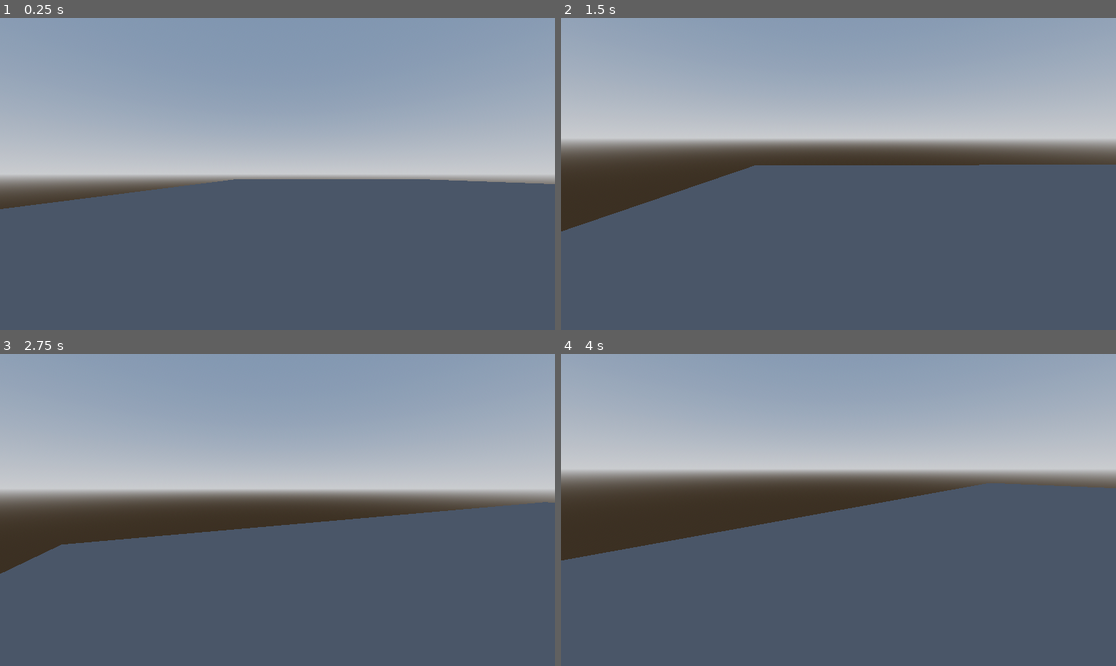
Above: before the commit, frames 1-4 (two rows, left to right).
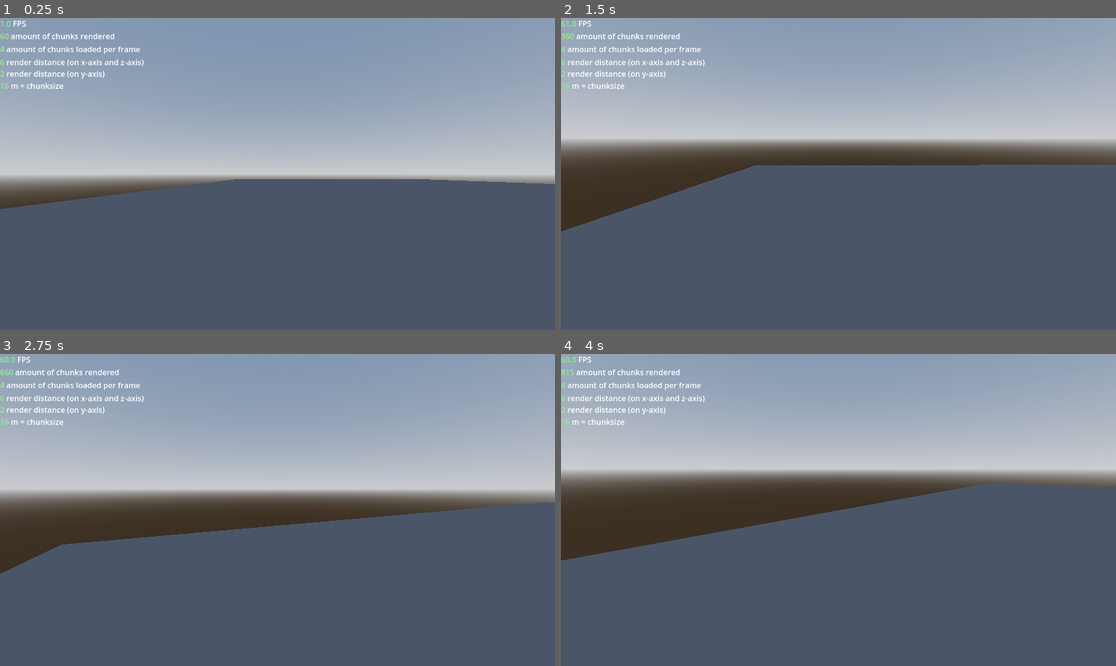
Above: after the commit, the same moments.

Repository: DyslexicWolf/GraduationWork_IGP
Game: Godot game, scene res://Scenes/MarchingCubes_GPU.tscn
Same seed, same stepped clock (60 frames per second), same inputs: the game is played once before the commit and once after it. This scene is started directly instead of the project's main scene.
Inputs (mouse positions are in pixels of both pictures, inside the frame that each line leads up to):
- Up to frame 1 (0.25 s): no input
- Up to frame 2 (1.5 s): move the mouse to (960, 158) at 0.52 s; hold D (move_right) 0.53-1.28 s; click (960, 158) at 0.67 s; move the mouse to (810, 174) at 1.27 s; hold Space (fly_up) from 1.28 s (still down)
- Up to frame 3 (2.75 s): keep holding Space (fly_up); move the mouse to (288, 503) at 2.02 s
- Up to frame 4 (4 s): keep holding Space (fly_up); move the mouse to (832, 516) at 2.77 s; move the mouse to (877, 513) at 3.52 s

The runs differ from the first frame. In frame 1, 0.9% of the frame differs, in the area x 0-26%, y 0-23%; in frame 2, 0.9%; in frame 3, 0.9%; in frame 4, 0.9%.
Error before the commit: Attempt to call function 'shader_create_from_spirv' in base 'null instance' on a null instance. (res://Scripts/GPU_Based/TerrainGeneration_GPU.gd:41)
Error after the commit: Attempt to call function 'shader_create_from_spirv' in base 'null instance' on a null instance. (res://Scripts/GPU_Based/TerrainGeneration_GPU.gd:45)

Commit message:
Added statistics UI to track multiple values to see performance ingame

Diff:
--- a/graduation-work-igp/Scenes/MarchingCubes_GPU.tscn
+++ b/graduation-work-igp/Scenes/MarchingCubes_GPU.tscn
@@ -1,9 +1,10 @@
-[gd_scene load_steps=11 format=3 uid="uid://ctf8w3p7rcpm"]
+[gd_scene load_steps=12 format=3 uid="uid://ctf8w3p7rcpm"]
 
 [ext_resource type="Script" uid="uid://b3cul5372q6v8" path="res://Scripts/GPU_Based/TerrainGeneration_GPU.gd" id="1_df2f7"]
 [ext_resource type="Material" uid="uid://dsrpobw8nocch" path="res://Materials/SMAT_Terrain.tres" id="2_0qbic"]
 [ext_resource type="Material" uid="uid://vwv7ehn3e5po" path="res://Materials/MAT_Ground.tres" id="3_e38ua"]
 [ext_resource type="Script" uid="uid://bixq1r0wgdc4p" path="res://Scripts/PlayerMovement.gd" id="4_30205"]
+[ext_resource type="Script" uid="uid://cda3fwm63dl00" path="res://Scripts/PerformanceStatistics.gd" id="5_0qbic"]
 
 [sub_resource type="ProceduralSkyMaterial" id="ProceduralSkyMaterial_yixtj"]
 sky_horizon_color = Color(0.66224277, 0.6717428, 0.6867428, 1)
@@ -29,6 +30,60 @@
 [node name="WorldEnvironment" type="WorldEnvironment" parent="."]
 environment = SubResource("Environment_afunh")
 
+[node name="PerformanceStatisticsControl" type="Control" parent="."]
+layout_mode = 3
+anchors_preset = 0
+offset_right = 40.0
+offset_bottom = 40.0
+script = ExtResource("5_0qbic")
+
+[node name="FPS_Text" type="RichTextLabel" parent="PerformanceStatisticsControl"]
+layout_mode = 1
+offset_right = 400.0
+offset_bottom = 25.0
+bbcode_enabled = true
+text = "Test"
+
+[node name="ChunksRendered_Text" type="RichTextLabel" parent="PerformanceStatisticsControl"]
+layout_mode = 1
+offset_top = 26.0
+offset_right = 400.0
+offset_bottom = 51.0
+bbcode_enabled = true
+text = "Test"
+
+[node name="ChunksLoadedPerFrame_Text" type="RichTextLabel" parent="PerformanceStatisticsControl"]
+layout_mode = 1
+offset_top = 53.0
+offset_right = 400.0
+offset_bottom = 78.0
+bbcode_enabled = true
+text = "Test"
+
+[node name="RenderDistance_Text" type="RichTextLabel" parent="PerformanceStatisticsControl"]
+layout_mode = 1
+offset_top = 80.0
+offset_right = 400.0
+offset_bottom = 105.0
+bbcode_enabled = true
+text = "Test"
+
+[node name="RenderDistanceHeight_Text" type="RichTextLabel" parent="PerformanceStatisticsControl"]
+layout_mode = 1
+offset_top = 104.0
+offset_right = 400.0
+offset_bottom = 129.0
+bbcode_enabled = true
+text = "Test"
+
+[node name="ChunkSize_Text" type="RichTextLabel" parent="PerformanceStatisticsControl"]
+layout_mode = 1
+offset_top = 129.0
+offset_right = 400.0
+offset_bottom = 154.0
+bbcode_enabled = true
+text = "Test"
+
 [node name="GeneratedTerrain_GPU" type="MeshInstance3D" parent="."]
 script = ExtResource("1_df2f7")
 terrain_material = ExtResource("2_0qbic")
@@ -52,3 +107,6 @@
 
 [node name="CollisionShape3D" type="CollisionShape3D" parent="Player"]
 shape = SubResource("CapsuleShape3D_88t3t")
+
+[connection signal="set_chunks_rendered_text" from="GeneratedTerrain_GPU" to="PerformanceStatisticsControl" method="set_chunks_rendered"]
+[connection signal="set_statistics" from="GeneratedTerrain_GPU" to="PerformanceStatisticsControl" method="set_initial_statistics_text"]
--- a/graduation-work-igp/Scripts/GPU_Based/TerrainGeneration_GPU.gd
+++ b/graduation-work-igp/Scripts/GPU_Based/TerrainGeneration_GPU.gd
@@ -17,9 +17,12 @@
 @export var render_distance: int
 @export var render_distance_height: int
 
-var loaded_chunks: Dictionary = {}
+var rendered_chunks: Dictionary = {}
 var player: CharacterBody3D
 var chunk_load_queue: Array = []
+
+signal set_statistics(chunks_rendered: int, chunks_loaded_per_frame: int, render_distance: int, render_distance_height: int, chunk_size: int)
+signal set_chunks_rendered_text(chunks_rendered: int)
 
 func _ready():
 	player = $"../Player"
@@ -33,6 +36,7 @@
 
 	init_compute()
 	setup_global_bindings()
+	set_statistics.emit(0, chunks_to_load_per_frame, render_distance, render_distance_height, chunk_size)
 
 func init_compute():
 	#create shader and pipeline for marching cubes and noise generation
@@ -67,7 +71,6 @@
 	global_uniform_set = rd.uniform_set_create([input_params_uniform, lut_uniform], marching_cubes_shader, 0)
 
 func _process(_delta):
-	print("fps = " + str(Engine.get_frames_per_second()))
 	var player_chunk_x := int(player.position.x / chunk_size)
 	var player_chunk_y := int(player.position.y / chunk_size)
 	var player_chunk_z := int(player.position.z / chunk_size)
@@ -77,7 +80,7 @@
 		for y in range(player_chunk_y - render_distance_height, player_chunk_y + render_distance_height + 1):
 			for z in range(player_chunk_z - render_distance, player_chunk_z + render_distance + 1):
 				var chunk_key := str(x) + "," + str(y) + "," + str(z)
-				if not loaded_chunks.has(chunk_key):
+				if not rendered_chunks.has(chunk_key):
 					var chunk_pos := Vector3(x, y, z)
 					var player_chunk_pos := Vector3(player_chunk_x, player_chunk_y, player_chunk_z)
 					var distance := chunk_pos.distance_to(player_chunk_pos)
@@ -100,7 +103,7 @@
 		var vertices_buffer_rid := create_vertices_buffer()
 		var per_chunk_uniform_set := create_per_chunk_uniform_set(data_buffer_rid, counter_buffer_rid, vertices_buffer_rid)
 
-		loaded_chunks[chunk_key] = null
+		rendered_chunks[chunk_key] = null
 		chunks_this_frame.append({
 			"key": chunk_key,
 			"x": x, "y": y, "z": z,
@@ -115,13 +118,14 @@
 		await process_chunk_batch(chunks_this_frame)
 
 	#unload chunks when needed
-	for key in loaded_chunks.keys().duplicate():
+	for key in rendered_chunks.keys().duplicate():
 		var coords = key.split(",")
 		var chunk_x := int(coords[0])
 		var chunk_y := int(coords[1])
 		var chunk_z := int(coords[2])
 		if abs(chunk_x - player_chunk_x) > render_distance or abs(chunk_y - player_chunk_y) > render_distance_height or abs(chunk_z - player_chunk_z) > render_distance:
 			unload_chunk(chunk_x, chunk_y, chunk_z)
+	set_chunks_rendered_text.emit(rendered_chunks.size())
 
 func process_chunk_batch(chunks: Array):
 	#reset all counter buffers
@@ -167,7 +171,7 @@
 			chunk_instance.create_trimesh_collision()
 		add_child(chunk_instance)
 
-		loaded_chunks[chunk["key"]] = {
+		rendered_chunks[chunk["key"]] = {
 			"mesh_node": chunk_instance,
 			"data_buffer": chunk["data_buffer"],
 			"counter_buffer": chunk["counter_buffer"],
@@ -254,12 +258,12 @@
 
 func unload_chunk(x: int, y: int, z: int):
 	var chunk_key := str(x) + "," + str(y) + "," + str(z)
-	if loaded_chunks.has(chunk_key):
-		if loaded_chunks[chunk_key] == null:
-			loaded_chunks.erase(chunk_key)
+	if rendered_chunks.has(chunk_key):
+		if rendered_chunks[chunk_key] == null:
+			rendered_chunks.erase(chunk_key)
 			return
 
-		var chunk_data = loaded_chunks[chunk_key]
+		var chunk_data = rendered_chunks[chunk_key]
 
 		#free the GPU buffers, otherwise you will have memory leaks leading to crashes
 		##free the uniform set BEFORE the buffers!!!
@@ -270,7 +274,7 @@
 
 		chunk_data["mesh_node"].queue_free()
 
-		loaded_chunks.erase(chunk_key)
+		rendered_chunks.erase(chunk_key)
 		print("Unloaded chunk: " + chunk_key)
 
 #this function returns the global paramaters
@@ -314,11 +318,11 @@
 
 #freeing all rd related things, in the correct order
 func release():
+	safe_free_rid(global_uniform_set)
 	for buffers in global_buffers:
 		safe_free_rid(buffers)
 	global_buffers.clear()
 
-	safe_free_rid(global_uniform_set)
 	safe_free_rid(marching_cubes_pipeline)
 	safe_free_rid(marching_cubes_shader)
 
--- /dev/null
+++ b/graduation-work-igp/Scripts/PerformanceStatistics.gd
@@ -0,0 +1,29 @@
+extends Control
+
+var fps_label: RichTextLabel
+var chunks_rendered_label: RichTextLabel
+var chunks_loaded_per_frame_label: RichTextLabel
+var render_distance_label: RichTextLabel
+var render_distance_height_label: RichTextLabel
+var chunk_size_label: RichTextLabel
+
+func _ready() -> void:
+	fps_label = $FPS_Text
+	chunks_rendered_label = $ChunksRendered_Text
+	chunks_loaded_per_frame_label = $ChunksLoadedPerFrame_Text
+	render_distance_label = $RenderDistance_Text
+	render_distance_height_label = $RenderDistanceHeight_Text
+	chunk_size_label = $ChunkSize_Text
+
+func _process(_delta: float) -> void:
+	fps_label.text = "[color=lightgreen]" + str(Engine.get_frames_per_second()) + "[/color] FPS"
+
+func set_initial_statistics_text(chunks_rendered: int, chunks_loaded_per_frame: int, render_distance: int, render_distance_height: int, chunk_size: int):
+	chunks_rendered_label.text = "[color=lightgreen]" + str(chunks_rendered) + "[/color] amount of chunks rendered"
+	chunks_loaded_per_frame_label.text = "[color=lightgreen]" + str(chunks_loaded_per_frame) + "[/color] amount of chunks loaded per frame"
+	render_distance_label.text = "[color=lightgreen]" + str(render_distance) + "[/color] render distance (on x-axis and z-axis)"
+	render_distance_height_label.text = "[color=lightgreen]" + str(render_distance_height) + "[/color] render distance (on y-axis)"
+	chunk_size_label.text = "[color=lightgreen]" + str(chunk_size) + "[/color] m = chunksize"
+
+func set_chunks_rendered(chunks_rendered: int):
+	chunks_rendered_label.text = "[color=lightgreen]" + str(chunks_rendered) + "[/color] amount of chunks rendered"
Not shown, added: graduation-work-igp/Scripts/PerformanceStatistics.gd.uid
